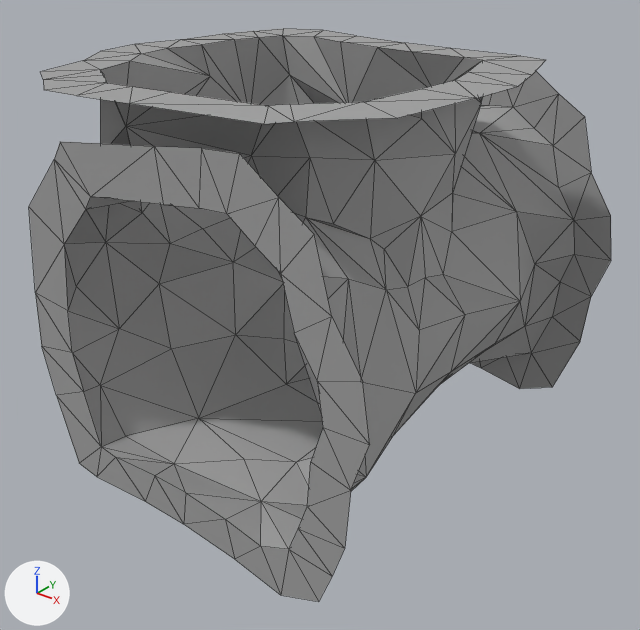
Renders of the glTF model Rogue-Robots/Assets/Models/ModularBlocks/TVertical1Connector.gltf from each side of a commit.
The view is the same before and after, from a 50 mm lens placed at (5.87, -7.46, 6.66), pointed at (0.14, -0.29, 2.21). Arrows for +X, +Y and +Z are at lower left; the lights stay in place. Mesh edges are drawn as thin lines. Vertices at the same position are counted once.

In view in the first picture: 'TVertical1Connector'.
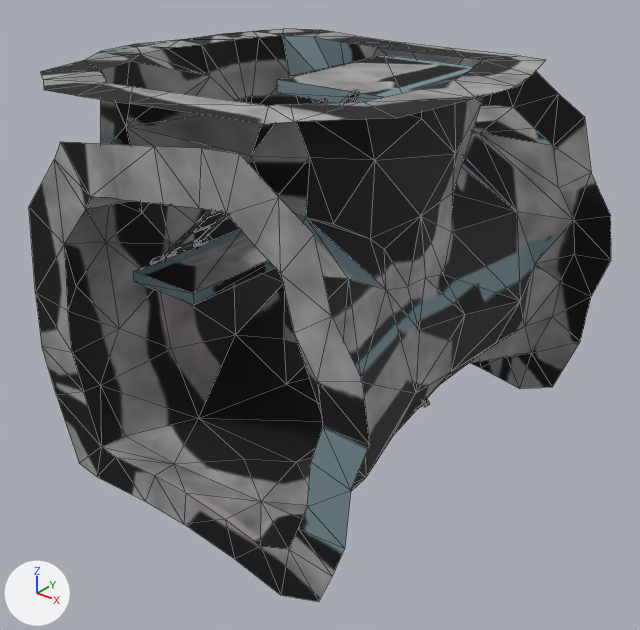
Location of each change, (x1, y1, x2, y2) in pixels of the pictures (640 x 630 px):
part 1 of me_scene_053, added: after (277, 54, 475, 103)
part 2 of me_scene_053, added: after (133, 229, 275, 305)
part 3 of me_scene_053, added: after (150, 90, 430, 409)
part 4 of me_scene_053, recoloured: (470, 71, 611, 388) in both
part 5 of me_scene_053, recoloured: (29, 29, 537, 602) in both

What the commit changed:
Picture 'DiffuseGroup11' (img_diffusegroup11) is new.
Material 'Ground' (mat_ground) is new.
Its texture is img_diffusegroup11.
Its roughness is 0.686.
Material 'Simple_Chrome_metal' (mat_simple_chrome_metal) is new.
Its texture is img_diffusegroup11.
Its roughness is 1.0.
me_scene_053 is used by ob_tvertical1connector; location (0.0, 0.0, 0.0).
me_scene_053 had 240 vertices, 412 faces and spanned x -2.43..2.42, y -2.71..2.5, z 0.38..5.0.
me_scene_053 now has 536 vertices, 764 faces and spans x -2.43..2.42, y -2.71..2.5, z 0.38..5.02.
me_scene_053 part 1: a new loose piece, a box spanning x 0.06..1.55, y -0.86..0.95, z 4.82..4.95, in mat_simple_chrome_metal (picture img_diffusegroup11).
me_scene_053 part 2: a new loose piece, a box spanning x -1.47..-0.51, y -1.62..0.18, z 2.64..2.77, in mat_simple_chrome_metal (picture img_diffusegroup11).
Part 3, on me_scene_053:
214 vertices are added at x -1.33..1.18, y -1.54..0.73, z 0.99..5.02.
5 new vertices lie (-0.05, -0.4, 0.0) away from vertices in x -0.61..0.64, y 0.46..0.64, z 1.44..2.56.
5 new vertices lie (-0.06, -0.4, 0.0) away from vertices in x -0.61..0.64, y 0.46..0.64, z 1.43..2.55.
5 new vertices lie (0.06, 0.4, -0.01) away from vertices in x -0.89..0.61, y 0.05..0.28, z 1.42..2.76.
13 new vertices lie (0.0, 0.05, 0.0) away from vertices in x -1.28..1.16, y -1.51..0.38, z 1.02..4.99.
10 new vertices lie (0.01, 0.04, 0.0) away from vertices in x -1.28..1.08, y -1.5..0.73, z 3.02..4.93.
9 new vertices lie (0.01, 0.05, 0.0) away from vertices in x -1.33..1.11, y -1.51..0.73, z 1.05..4.92.
8 new vertices lie (0.0, 0.04, 0.0) away from vertices in x -1.3..1.18, y -1.5..0.3, z 3.13..5.02.
6 new vertices lie (0.01, 0.08, 0.0) away from vertices in x -1.23..1.14, y -0.82..0.5, z 0.99..2.89.
5 new vertices lie (0.0, 0.08, 0.0) away from vertices in x -1.24..-1.15, y -1.54..-0.82, z 2.91..2.97.
328 new faces join them, mat_simple_chrome_metal (picture img_diffusegroup11).
me_scene_053 part 4: 85 faces spanning x -2.06..2.41, y 1.24..2.5, z 0.42..4.73 switch from mat_pp_standard_material_049 (picture img_pp_color_palette) to mat_ground (picture img_diffusegroup11).
me_scene_053 part 5: 327 faces spanning x -2.43..2.42, y -2.71..2.5, z 0.38..5.0 switch from mat_pp_standard_material_051 (picture img_pp_color_palette) to mat_ground (picture img_diffusegroup11).
me_scene_053 now uses material mat_simple_chrome_metal (picture img_diffusegroup11).
